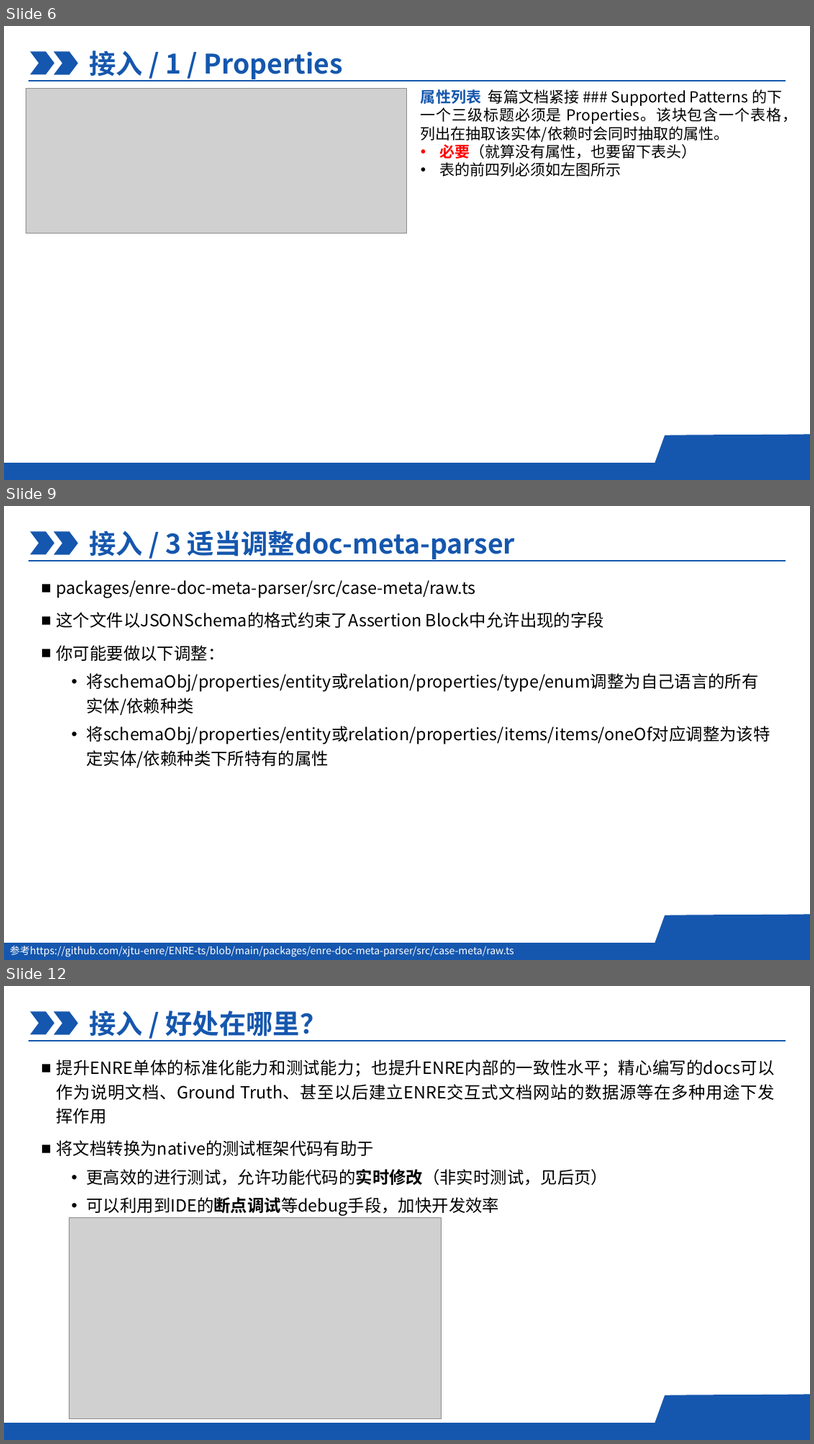
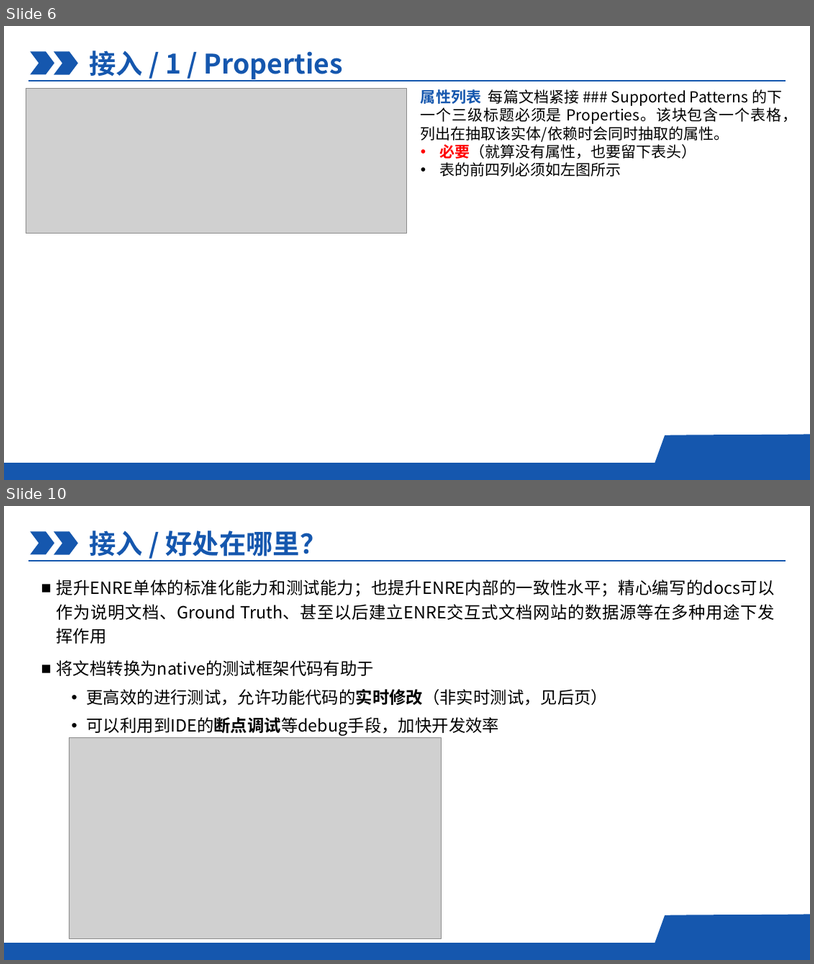
Before and after one commit to xjtu-enre/ENRE-workflow, a slide deck: DocTestGuide_CHS.pptx. Shown one above the other, each under a label of ours: slides 6, 9 and 12 before the commit, slides 6 and 10 after it; the slides between them are not shown. The pictures are 814x1444 and 814x964 pixels, drawn with LibreOffice and Linux fonts; fonts in the diff are those of the drawing; grey boxes stand for pictures; background and template pictures are left out. Boxes give left, top, right and bottom in pixels: in the first picture for what was removed or moved away, otherwise in the second. Text is boxed around its words. In the diff, an @@ line names an element or a change of style, - is before the commit and + after.

```diff
--- a/DocTestGuide_CHS.pptx
+++ b/DocTestGuide_CHS.pptx
@@ slide 9 removed at (x1=4, y1=506, x2=810, y2=960), background #FFFFFF; not listed: 5 template elements that a slide beside it also shows @@
@@ text removed at (x1=89, y1=530, x2=515, y2=561) @@
-接入 / 3 适当调整doc-meta-parser
@@ text removed at (x1=57, y1=580, x2=771, y2=767) @@
-■ packages/enre-doc-meta-parser/src/case-meta/raw.ts
-■ 这个文件以JSONSchema的格式约束了Assertion Block中允许出现的字段
-■ 你可能要做以下调整：
-  • 将schemaObj/properties/entity或relation/properties/type/enum调整为自己语言的所有实体/依赖种类
-  • 将schemaObj/properties/entity或relation/properties/items/items/oneOf对应调整为该特定实体/依赖种类下所特有的属性
@@ text removed at (x1=10, y1=945, x2=514, y2=957) @@
-参考https://github.com/xjtu-enre/ENRE-ts/blob/main/packages/enre-doc-meta-parser/src/case-meta/raw.ts
@@ what was slide 12 is now slide 10 @@
```
Also in this commit, not shown: 9 slides changed, 1 slide added, 1 other slide removed.
